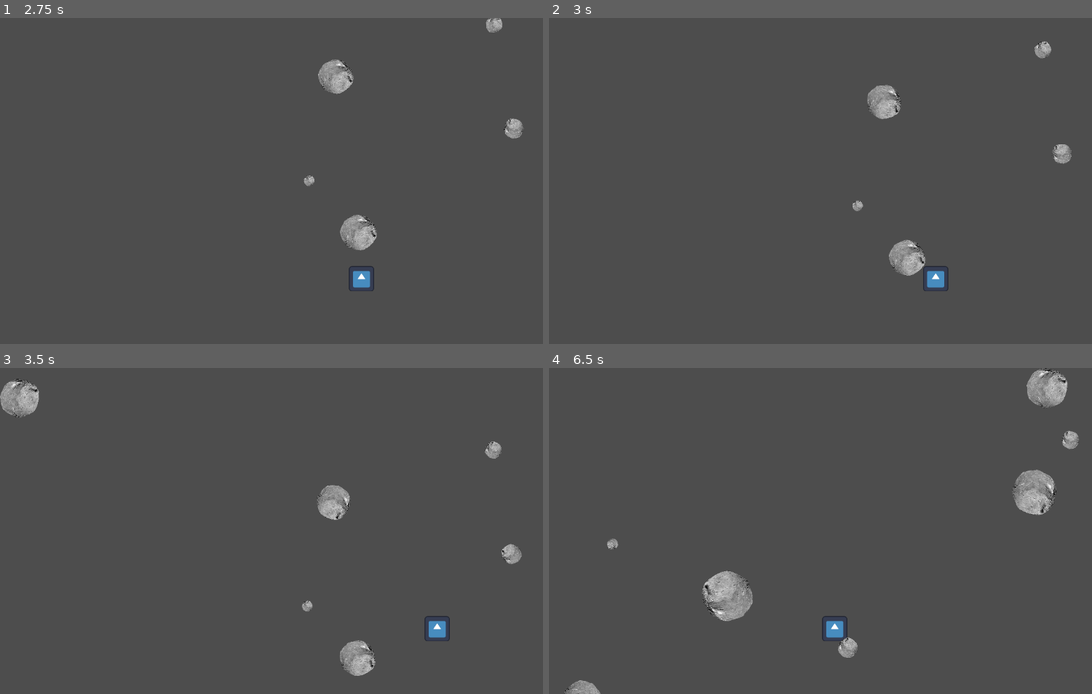
Above: before the commit, frames 1-4 (two rows, left to right).
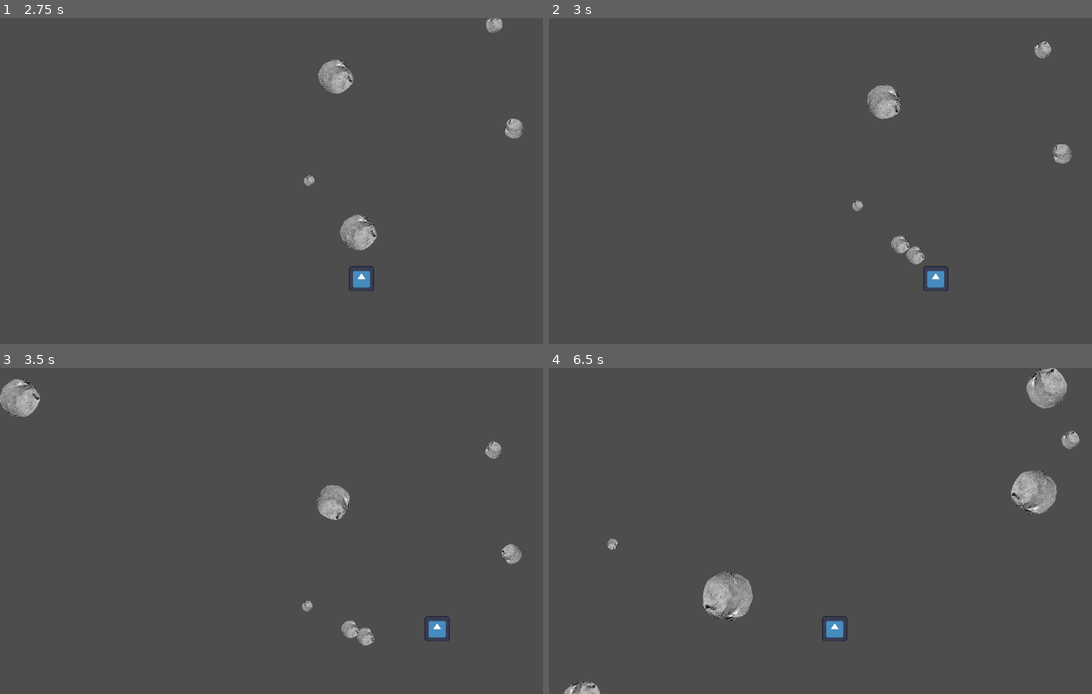
Above: after the commit, the same moments.

Repository: DigitsCodeCompendium/game.MJ198
Game: Godot game, scene res://scenes/game.tscn
Two runs of this game, one before a commit and one after it. Both use one fixed random seed, a clock stepped at 60 frames per second and the inputs below. The engine's default icon, where the game draws it, is replaced by a stand-in: a white triangle on a blue panel in a dark square.
Inputs:
- Up to frame 1 (2.75 s): tap Enter at 0.5 s; hold D (move_right) 0.53-1.28 s; hold A (move_left) 1.28-2.03 s; hold D (move_right) from 2.03 s (still down)
- Up to frame 2 (3 s): keep holding D (move_right)
- Up to frame 3 (3.5 s): keep holding D (move_right)
- Up to frame 4 (6.5 s): release D (move_right) at 3.53 s; hold A (move_left) 3.53-5.78 s; hold D (move_right) from 5.78 s (still down)

Frame 1 is identical in both runs. In frame 2, 0.5% of the frame differs, in the area x 62-70%, y 66-80%; in frame 3, 1.0%; in frame 4, 1.8%, in the area x 2-98%, y 0-100%.

Commit message:
Added asteroid collision detection
When a collision is detected with nodes in the "player" group asteroid will receive 200 damage and will split into fragments if large enough.

Diff:
--- a/scenes/asteroid.gd
+++ b/scenes/asteroid.gd
@@ -7,6 +7,7 @@
 
 # Called when the node enters the scene tree for the first time.
 func _ready() -> void:
+	connect("area_entered",_on_asteroid_collision)
 	$VisibleOnScreenNotifier2D.connect("screen_exited", _on_leave_screen)
 	pass # Replace with function body.
 
@@ -24,3 +25,22 @@
 
 func _on_leave_screen():
 	self.queue_free()
+
+func _on_asteroid_collision(area: Area2D):
+	if area.is_in_group("player"):
+		self.health -= 200
+
+		if self.health <= 0:
+			death()
+
+func death():
+	if self.scale.x > 3:
+		var fragments = floor(self.scale.length()) - 2
+		for i in fragments:
+			var new_velocity = Vector2(self.velocity.x*randf_range(-0.5,0.5)*ang_velocity*10,self.velocity.y*randf_range(0.5,0.8))
+			var new_position = self.position + Vector2(10*self.scale.x*randf_range(-1,1),10*self.scale.x*randf_range(-1,1))
+			var fragment = self.duplicate()
+			fragment.launch(new_velocity,new_position,self.scale.x/fragments)
+			self.get_parent().add_child(fragment)
+	#Play some sort of explosion effect
+	self.queue_free()
